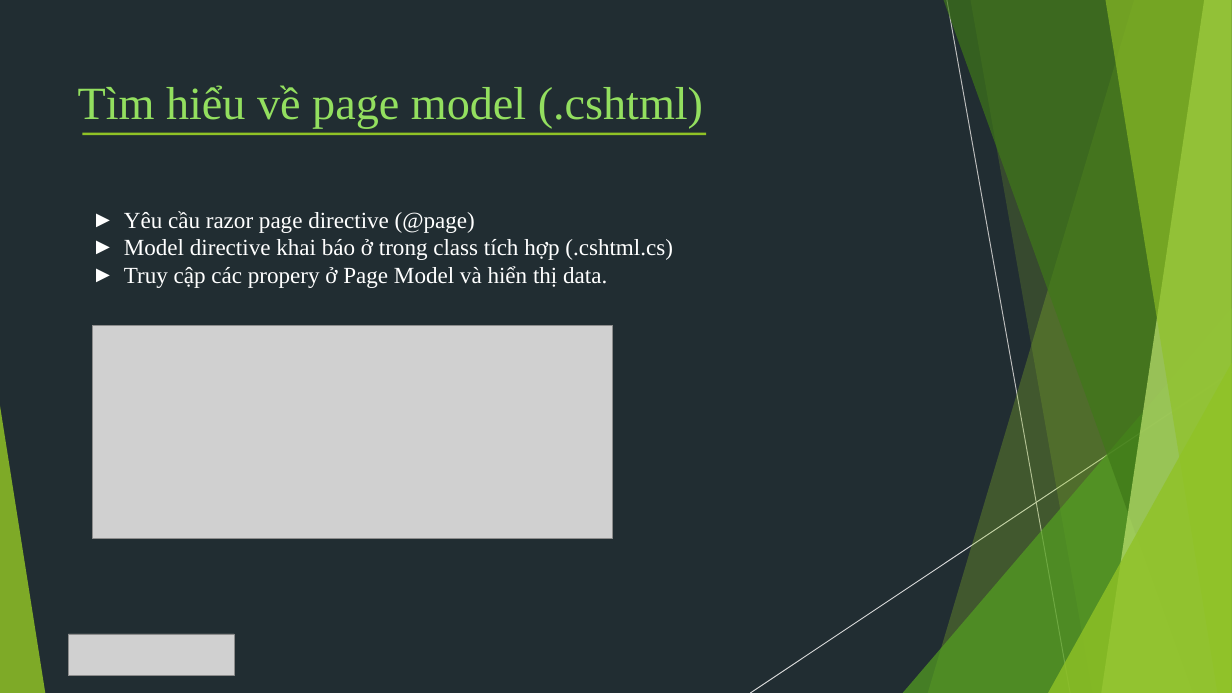
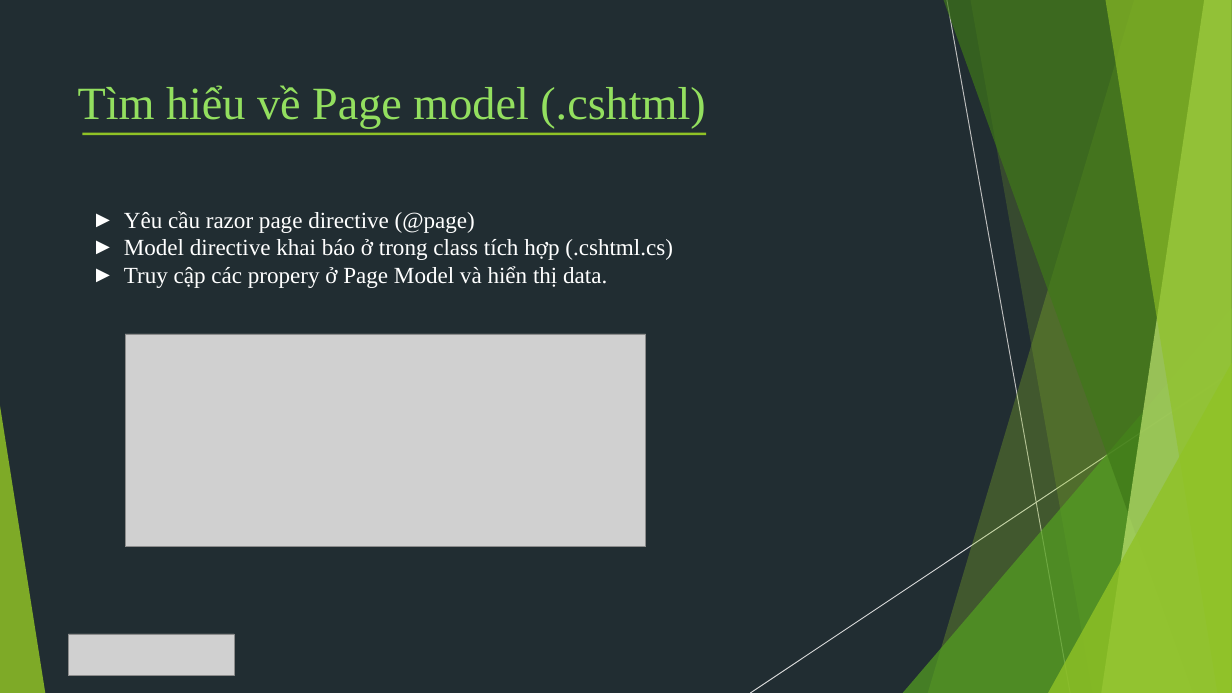
Before and after one commit to TechMarDay/RazorPage, a slide deck: slide 7 of Razor pages.pptx (slide 8 before the commit). Drawn at 1232x693 pixels with LibreOffice and Linux fonts; fonts in the diff are those of the drawing; grey boxes stand for pictures. Boxes give left, top, right and bottom in pixels: in the first picture for what was removed or moved away, otherwise in the second. Text is boxed around its words. In the diff, an @@ line names an element or a change of style, - is before the commit and + after.

```diff
--- a/Razor pages.pptx
+++ b/Razor pages.pptx
@@ text at [78,85,705,128]: text changed @@
-Tìm hiểu về page model (.cshtml)
+Tìm hiểu về Page model (.cshtml)
@@ picture: place and size @@
-picture at [92,325,613,538]
+picture at [126,334,646,546]
```
Also in this commit, not shown: 16 other slides changed, 4 slides added, 3 slides removed.
